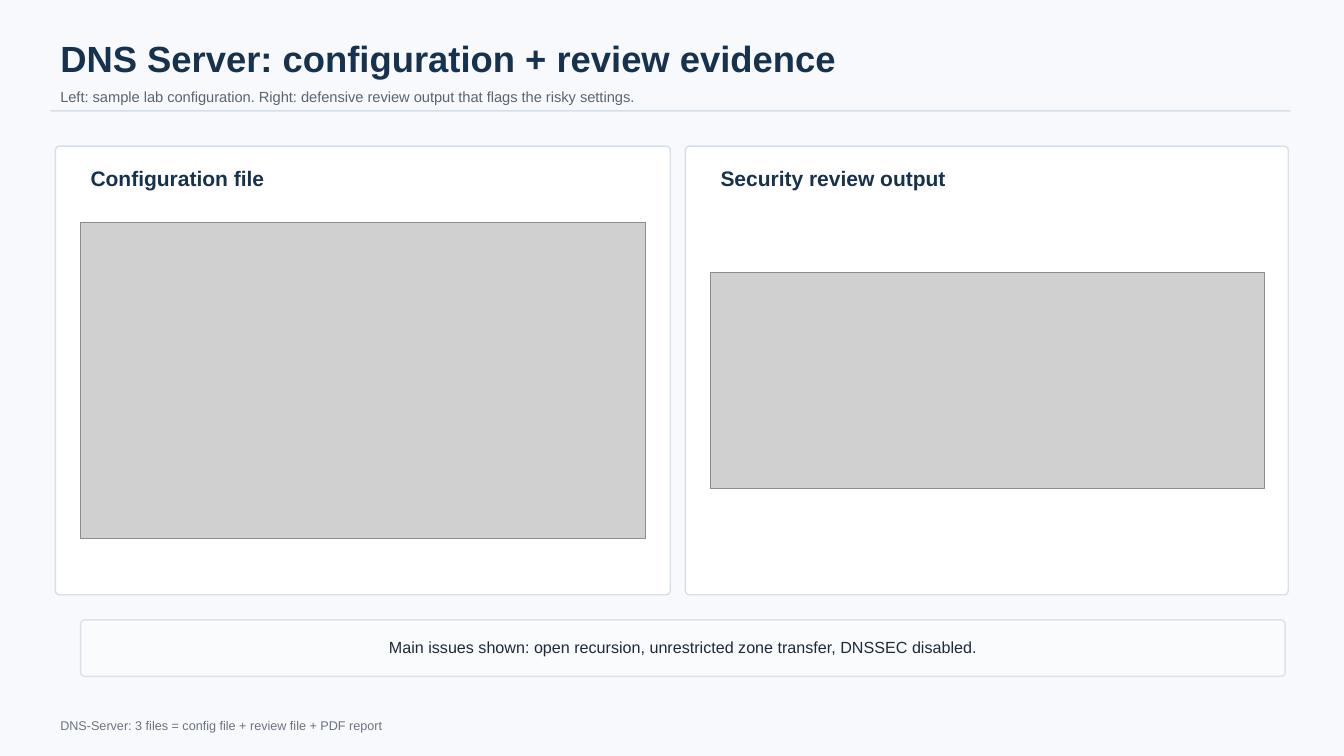
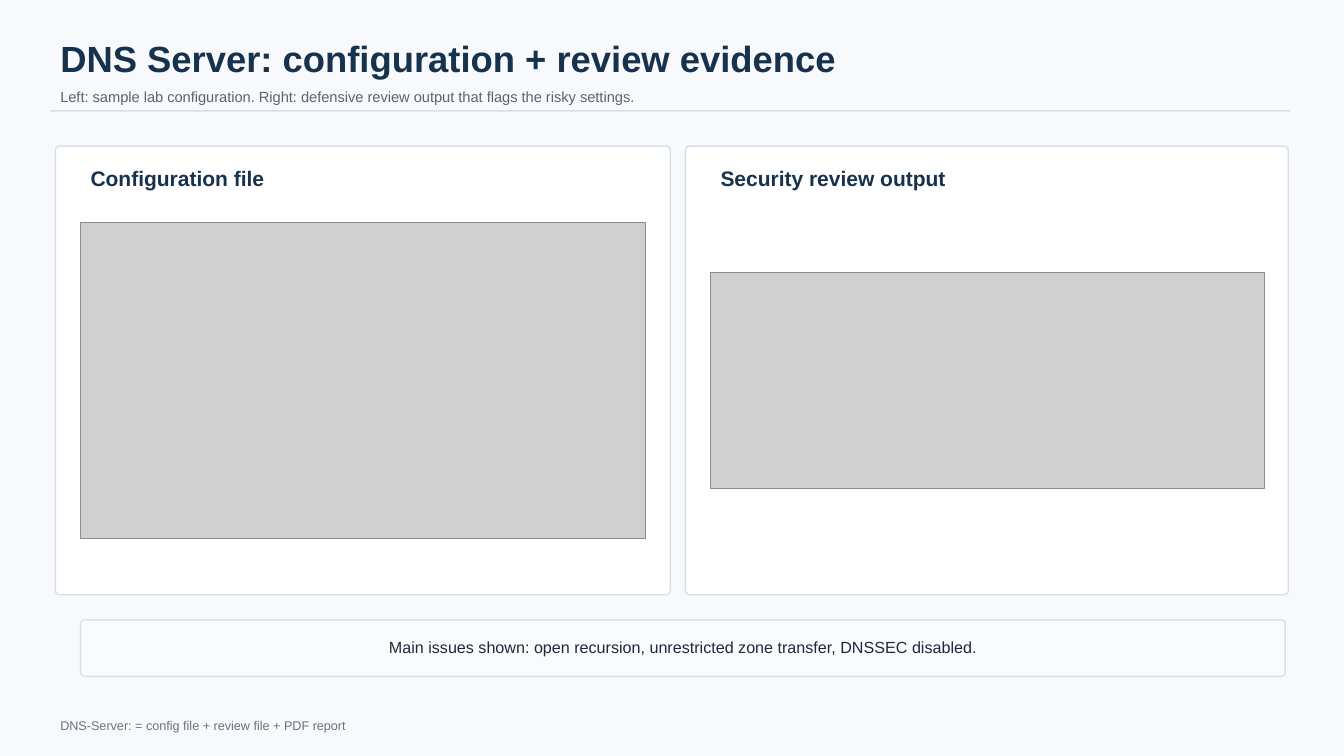
Before and after one commit to RahafAlSurai/Security-Servers-Configuration-Review-Project, a slide deck: slide 3 of Updated_Security_Servers_Project.pptx. Drawn at 1344x756 pixels with LibreOffice and Linux fonts; fonts in the diff are those of the drawing; grey boxes stand for pictures. Boxes give left, top, right and bottom in pixels: in the first picture for what was removed or moved away, otherwise in the second. Text is boxed around its words. In the diff, an @@ line names an element or a change of style, - is before the commit and + after.

```diff
--- a/Updated_Security_Servers_Project.pptx
+++ b/Updated_Security_Servers_Project.pptx
@@ text at (60,721,346,733): text changed @@
-DNS-Server: 3 files = config file + review file + PDF report
+DNS-Server: = config file + review file + PDF report
```
Also in this commit, not shown: 3 other slides changed, 1 slide added, 2 slides removed.
